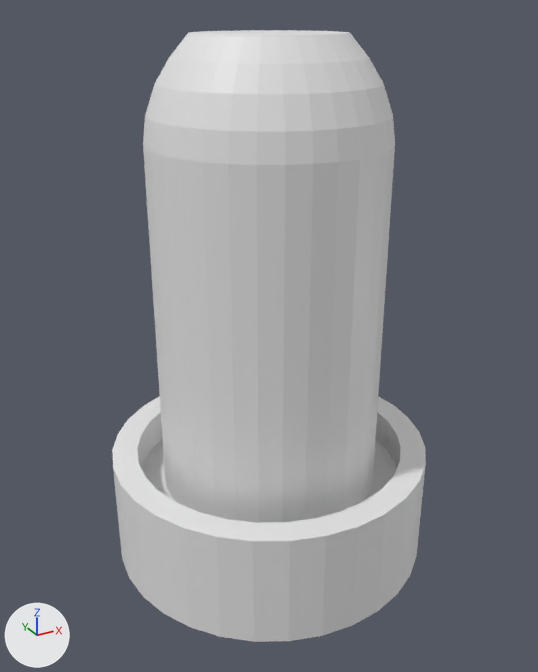
The FBX model Assets/Art/Props/PropsForPrefabs/LED.fbx as it was, and as the next commit left it.
One viewpoint serves both versions: a camera (50 mm lens) standing at (-28.68, -25.23, 4.86) and looking at (-26.7, -21.62, 3.06). The axes (+X, +Y, +Z) are drawn at lower left. The lights are the same throughout. The picture after the commit comes second.

Before the edit, the objects in view are built like this:
```python
me_cylinder_007 = bpy.data.meshes.new('Cylinder.007')
me_cylinder_007.from_pydata(...)  # 352 vertices, 322 faces; spans x -1.0..1.0, y -1.0..1.0, z -1.0..2.15
ob_led = bpy.data.objects.new('LED', me_cylinder_007)
ob_led.location = (-26.672, -21.581, 2.592)
```
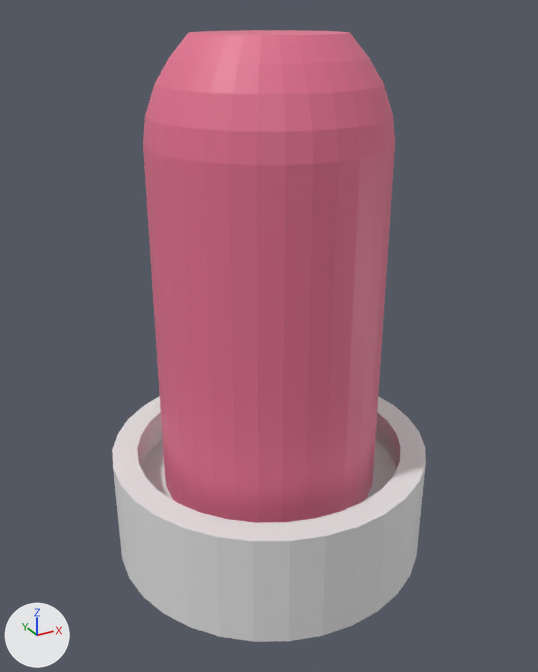
The newer file is also rescaled (x0.343), turned or shifted as a whole; pictures and numbers use the older file's frame.

Changed parts and their boxes (x1, y1, x2, y2) in the pictures (538 x 672 px):
part 1 of me_cylinder_007, recoloured (white to pink)
    both: (143, 30, 395, 523)

The change in detail:
Material 'Material.001' (mat_material_001) is new.
Its base color is (0.8, 0.169, 0.281) (pink #e77290).
Material 'Material.002' (mat_material_002) is new.
Its base color is (0.8, 0.8, 0.8) (white #e7e7e7).
me_cylinder_007 has 352 vertices, 322 faces and spans x -1.0..1.0, y -1.0..1.0, z -1.0..2.15.
me_cylinder_007 is used by ob_led; location (-26.672, -21.581, 2.592).
me_cylinder_007 part 1: all 193 faces centred in x -0.67..0.67, y -0.67..0.67, z 0.5..2.15 switch from no material to mat_material_001 (pink #e77290).
me_cylinder_007 gains material mat_material_002 (white #e7e7e7).
